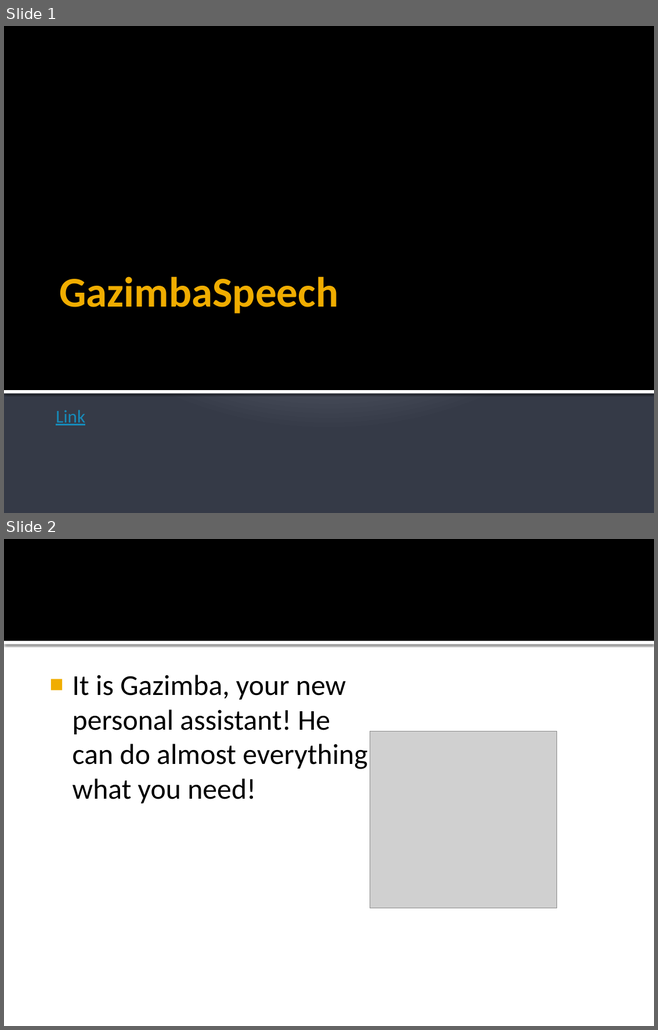
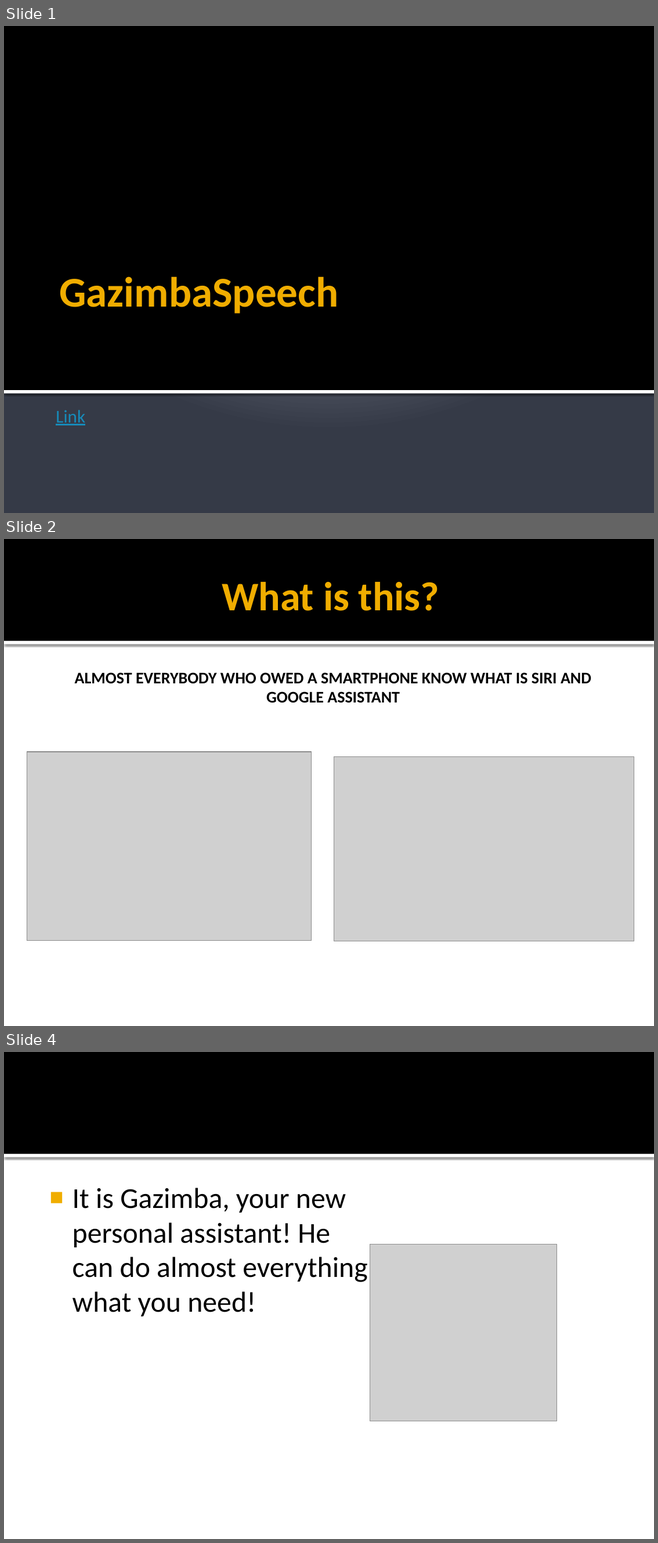
Before and after one commit to wentering/GazimbaSpeech, a slide deck: GazimbaSpeech.pptx. Shown one above the other, each under a label of ours: slides 1 and 2 before the commit, slides 1, 2 and 4 after it; the slides between them are not shown. The pictures are 658x1030 and 658x1543 pixels, drawn with LibreOffice and Linux fonts; fonts in the diff are those of the drawing; grey boxes stand for pictures. Boxes give left, top, right and bottom in pixels: in the first picture for what was removed or moved away, otherwise in the second. Text is boxed around its words. In the diff, an @@ line names an element or a change of style, - is before the commit and + after.

```diff
--- a/GazimbaSpeech.pptx
+++ b/GazimbaSpeech.pptx
@@ slide 2 added at (4, 539, 654, 1026), background #FFFFFF; not listed: 2 template elements that a slide beside it also shows @@
@@ title added at (221, 582, 440, 611), 45 pt, text #F0AD00, bold @@
+What is this?
@@ text added at (75, 672, 591, 703), 18 pt, text #000000, bold @@
+ALMOST EVERYBODY WHO OWED A SMARTPHONE KNOW WHAT IS SIRI AND GOOGLE ASSISTANT
@@ picture added at (27, 752, 311, 941) @@
@@ picture added at (334, 757, 634, 941) @@
@@ what was slide 2 is now slide 4 @@
```
Also in this commit, not shown: 2 other slides added, 1 other file.
